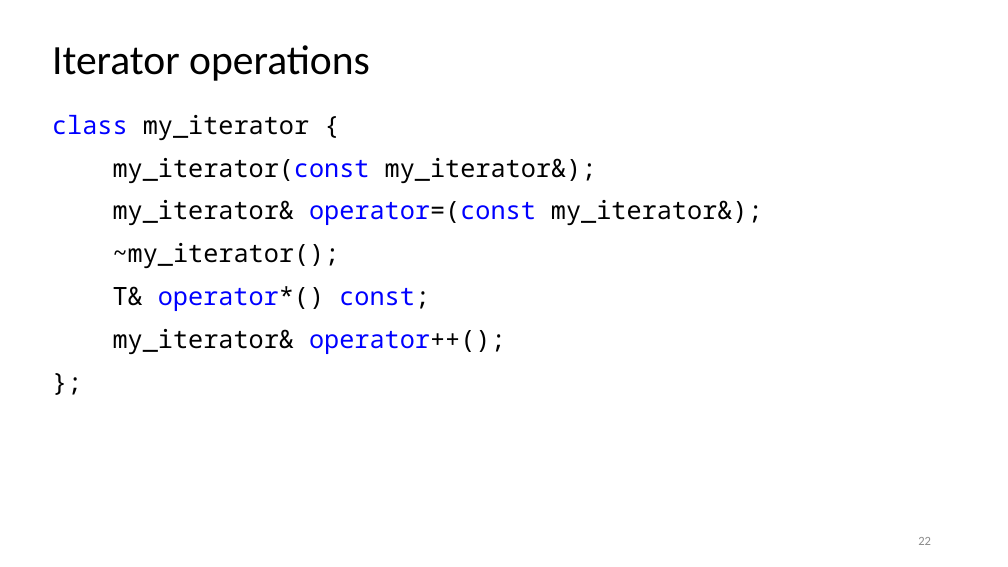
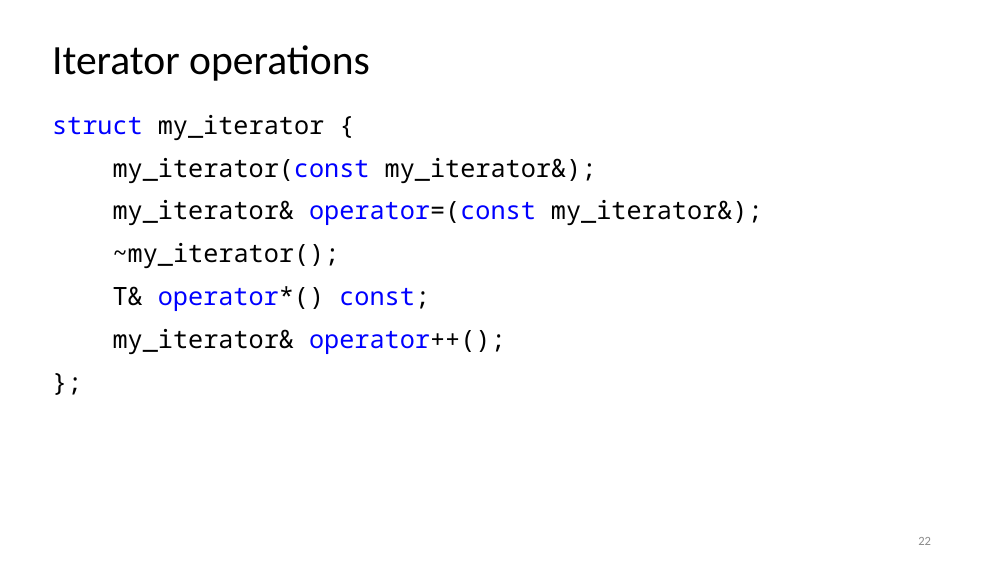
Before and after one commit to rarutyun/cpp-courses, a slide deck: slide 22 of 08_iterators/08_iterators.pptx. Drawn at 1008x567 pixels with LibreOffice and Linux fonts; fonts in the diff are those of the drawing. Boxes give left, top, right and bottom in pixels: in the first picture for what was removed or moved away, otherwise in the second. Text is boxed around its words. In the diff, an @@ line names an element or a change of style, - is before the commit and + after.

```diff
--- a/08_iterators/08_iterators.pptx
+++ b/08_iterators/08_iterators.pptx
@@ text at [52, 115, 324, 140]: text changed @@
-class my_iterator {
+struct my_iterator {
```
Also in this commit, not shown: 15 other slides changed.
